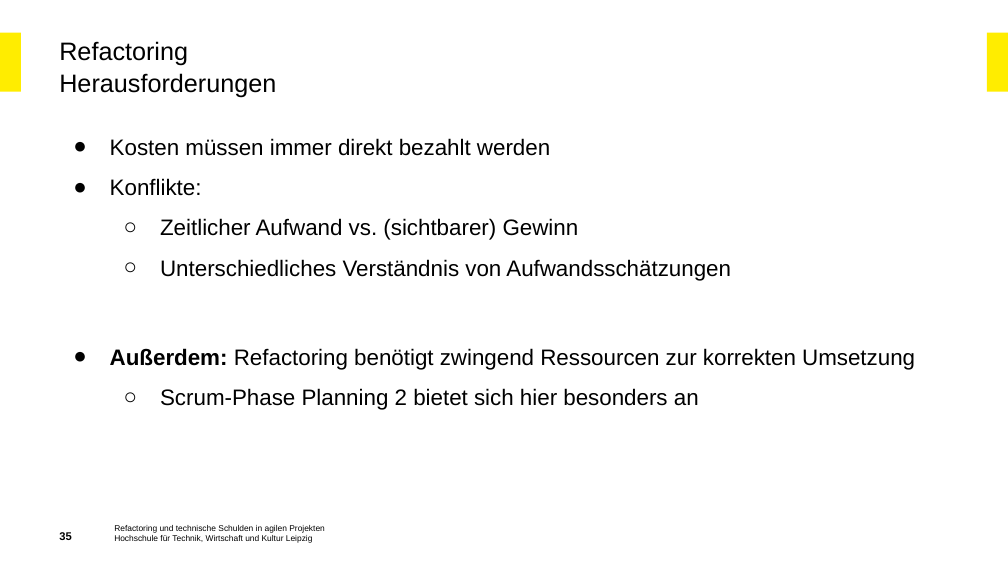
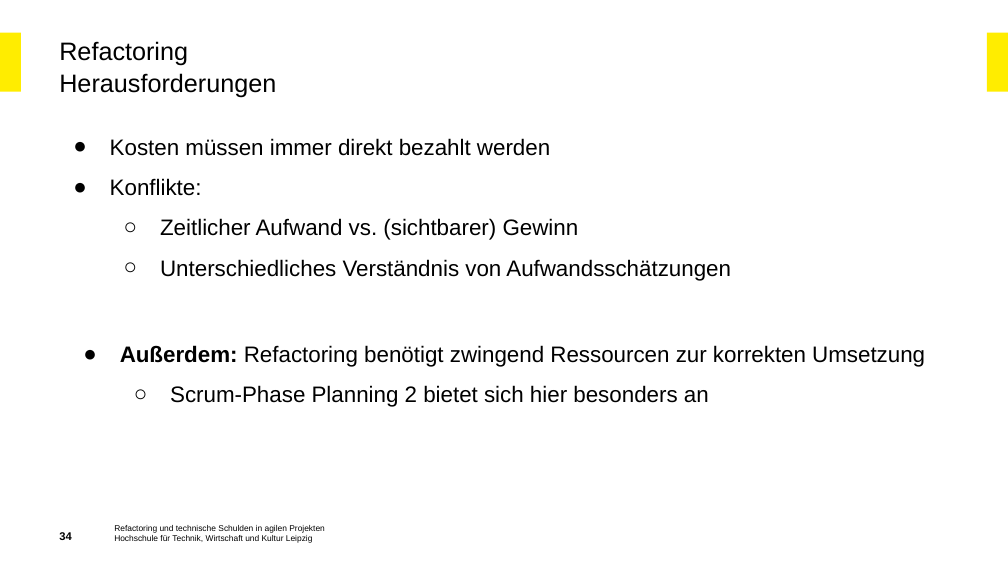
Before and after one commit to Beleg-03-Technische-Schulden/Abgabe, a slide deck: slide 34 of Beleg-03_Präsentation.pptx (slide 35 before the commit). Drawn at 1008x567 pixels with LibreOffice and Linux fonts; fonts in the diff are those of the drawing; background and template pictures are left out. Boxes give left, top, right and bottom in pixels: in the first picture for what was removed or moved away, otherwise in the second. Text is boxed around its words. In the diff, an @@ line names an element or a change of style, - is before the commit and + after.

```diff
--- a/Beleg-03_Präsentation.pptx
+++ b/Beleg-03_Präsentation.pptx
@@ text at (x1=110, y1=348, x2=915, y2=410): paragraphs removed @@
-● Außerdem: Refactoring benötigt zwingend Ressourcen zur korrekten Umsetzung
-  ○ Scrum-Phase Planning 2 bietet sich hier besonders an
@@ text added at (x1=120, y1=345, x2=925, y2=407), 16 pt, text #000000 @@
+● Außerdem: Refactoring benötigt zwingend Ressourcen zur korrekten Umsetzung
+  ○ Scrum-Phase Planning 2 bietet sich hier besonders an
@@ page number at (x1=59, y1=532, x2=71, y2=540): text changed @@
-35
+34
```
Also in this commit, not shown: 13 other slides changed, 1 slide added, 2 slides removed.
